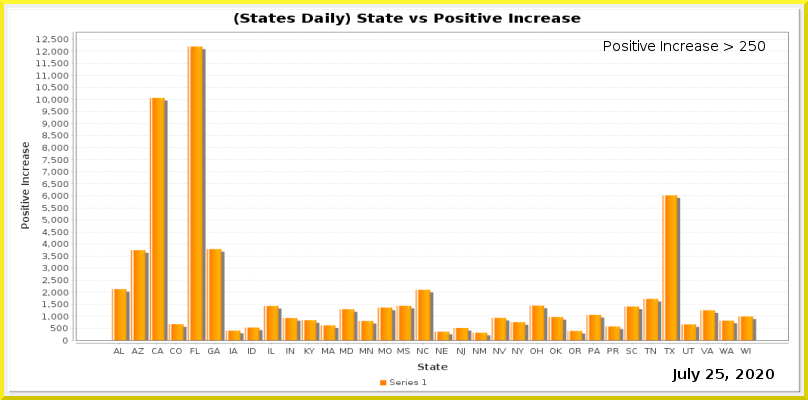
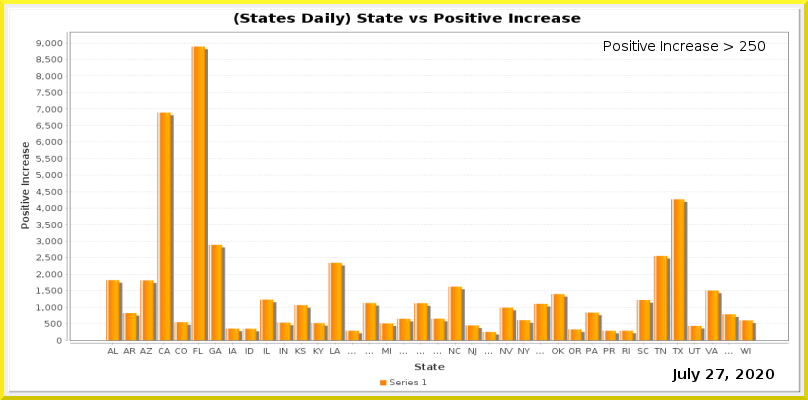
Layered file, before and after one edit (808 × 400). Changes by layer:
painted on "Current Date" over [716, 369, 724, 379]
painted on "Date_vs_TestIncrease.png" over [36, 31, 789, 371]
